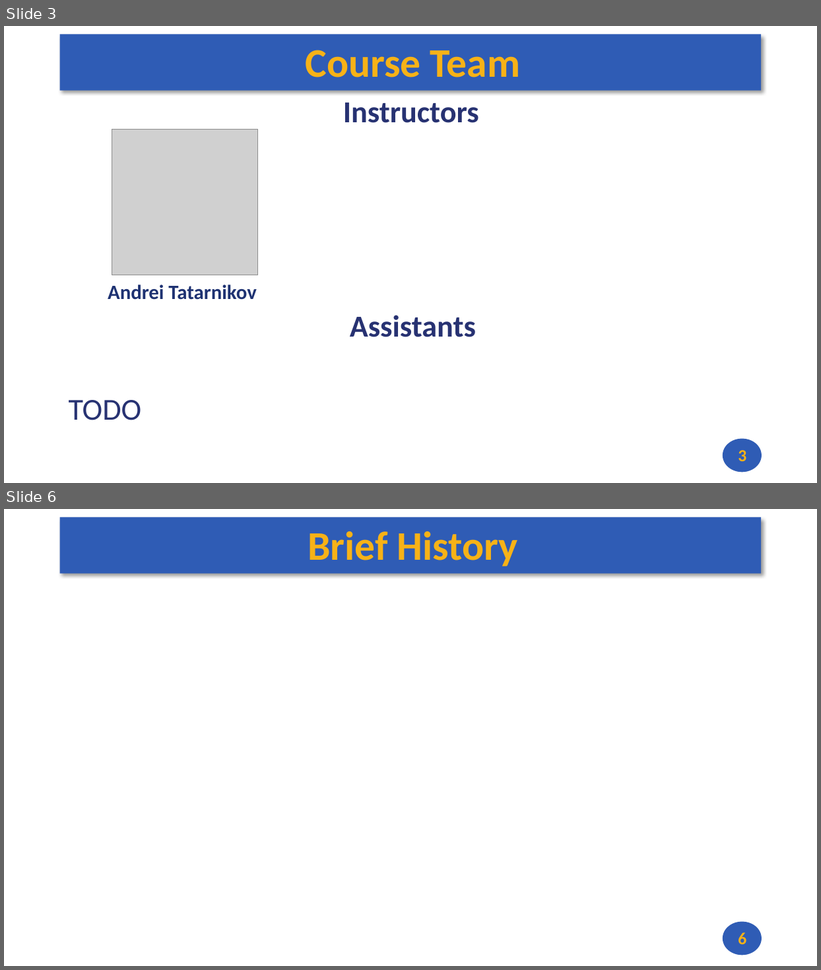
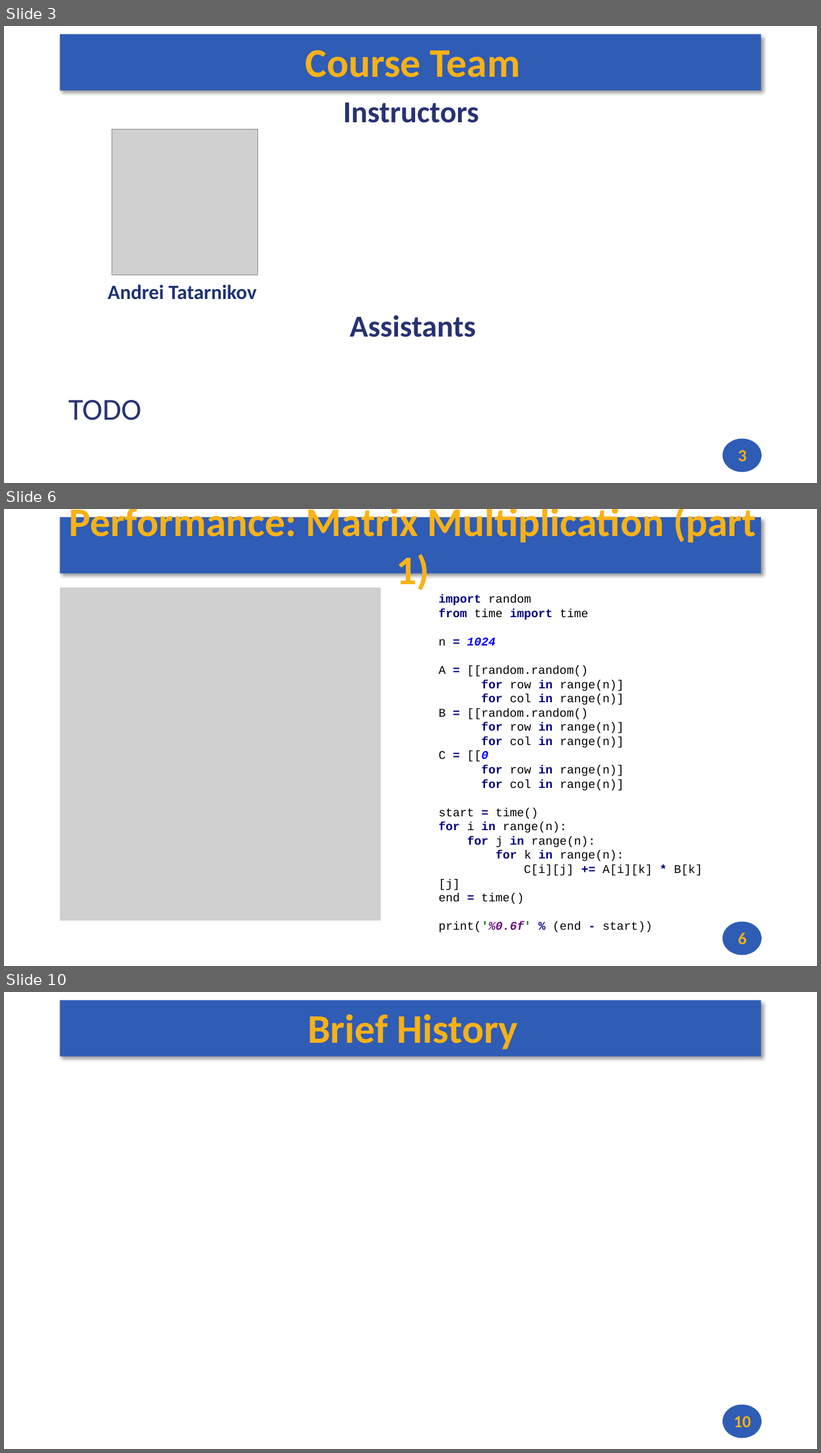
Before and after one commit to andrewt0301/hse-acos-course, a slide deck: docs/part1ca/01_Introduction/CA_Lecture_01.pptx. Shown one above the other, each under a label of ours: slides 3 and 6 before the commit, slides 3, 6 and 10 after it; the slides between them are not shown. The pictures are 821x970 and 821x1453 pixels, drawn with LibreOffice and Linux fonts; fonts in the diff are those of the drawing; grey boxes stand for pictures. Boxes give left, top, right and bottom in pixels: in the first picture for what was removed or moved away, otherwise in the second. Text is boxed around its words. In the diff, an @@ line names an element or a change of style, - is before the commit and + after.

```diff
--- a/docs/part1ca/01_Introduction/CA_Lecture_01.pptx
+++ b/docs/part1ca/01_Introduction/CA_Lecture_01.pptx
@@ slide 6 added at [4, 509, 817, 966], background #FFFFFF; not listed: 2 template elements that a slide beside it also shows @@
@@ title added at [69, 509, 756, 594], 48 pt, text #F7B217, bold @@
+Performance: Matrix Multiplication (part 1)
@@ picture added at [60, 588, 381, 921] @@
@@ text added at [439, 595, 702, 933], 14 pt, text #000000 @@
+import random
+from time import time
+n = 1024
+A = [[random.random()
+for row in range(n)]
+for col in range(n)]
+B = [[random.random()
+for row in range(n)]
+for col in range(n)]
+C = [[0
+for row in range(n)]
+for col in range(n)]
+start = time()
+for i in range(n):
+for j in range(n):
+for k in range(n):
+C[i][j] += A[i][k] * B[k][j]
+end = time()
+print('%0.6f' % (end - start))
@@ rectangle added at [4, 778, 16, 803], fill #FFFFFF @@
@@ page number added at [738, 933, 746, 945], 20 pt, text #F7B217, bold @@
+6
@@ what was slide 6 is now slide 10 @@
@@ page number at [734, 1416, 751, 1428]: text changed @@
-6
+10
```
Also in this commit, not shown: 2 slides changed, 4 other slides added, 1 other file.
